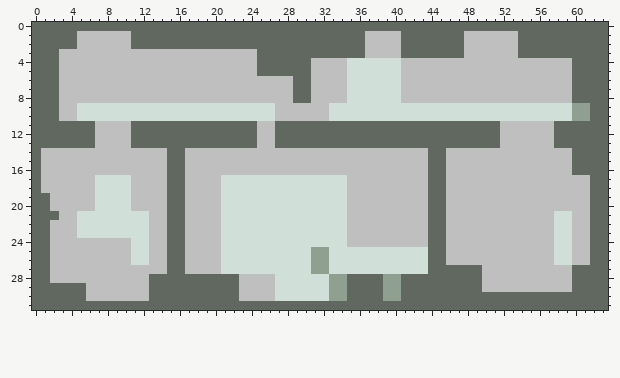
A pixel-art sprite gets an edit: assets/images/decor/stone/ground.png. Above, as it was before the edit.
The file is 64x32 pixels.
And afterwards:
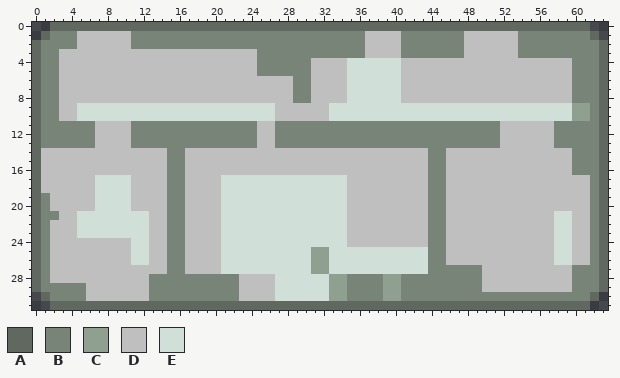
Palette (. is transparent): A #606860  B #798479  C #90a090  D #bfbfbf  E #d0e0d8
What changed:
Changed rows in their new state; - is an unchanged pixel.
first column x 0:
 0 ..------------------------------------------------------------..
 1 .-BBB------BBBBBBBBBBBBBBBBBBBBBBBBBB----BBBBBBB------BBBBBBBB-.
 2 -BBBB------BBBBBBBBBBBBBBBBBBBBBBBBBB----BBBBBBB------BBBBBBBBB-
 3 -BB----------------------BBBBBBBBBBBB----BBBBBBB------BBBBBBBBB-
 4 -BB----------------------BBBBBB-----------------------------BBB-
 5 -BB----------------------BBBBBB-----------------------------BBB-
 6 -BB--------------------------BB-----------------------------BBB-
 7 -BB--------------------------BB-----------------------------BBB-
 8 -BB--------------------------BB-----------------------------BBB-
 9 -BB-----------------------------------------------------------B-
10 -BB-----------------------------------------------------------B-
11 -BBBBBB----BBBBBBBBBBBBBB--BBBBBBBBBBBBBBBBBBBBBBBBB------BBBBB-
12 -BBBBBB----BBBBBBBBBBBBBB--BBBBBBBBBBBBBBBBBBBBBBBBB------BBBBB-
13 -BBBBBB----BBBBBBBBBBBBBB--BBBBBBBBBBBBBBBBBBBBBBBBB------BBBBB-
14 ---------------BB---------------------------BB--------------BBB-
15 ---------------BB---------------------------BB--------------BBB-
16 ---------------BB---------------------------BB--------------BBB-
17 ---------------BB---------------------------BB----------------B-
18 ---------------BB---------------------------BB----------------B-
19 -B-------------BB---------------------------BB----------------B-
20 -B-------------BB---------------------------BB----------------B-
21 -BB------------BB---------------------------BB----------------B-
22 -B-------------BB---------------------------BB----------------B-
23 -B-------------BB---------------------------BB----------------B-
24 -B-------------BB---------------------------BB----------------B-
25 -B-------------BB---------------------------BB----------------B-
26 -B-------------BB---------------------------BB----------------B-
27 -B-------------BB---------------------------BBBBBB----------BBB-
28 -B-----------BBBBBBBBBB------------BBBB--BBBBBBBBB----------BBB-
29 -BBBBB-------BBBBBBBBBB------------BBBB--BBBBBBBBB----------BBB-
30 .-BBBB-------BBBBBBBBBB------------BBBB--BBBBBBBBBBBBBBBBBBBBB-.
31 ..------------------------------------------------------------..
